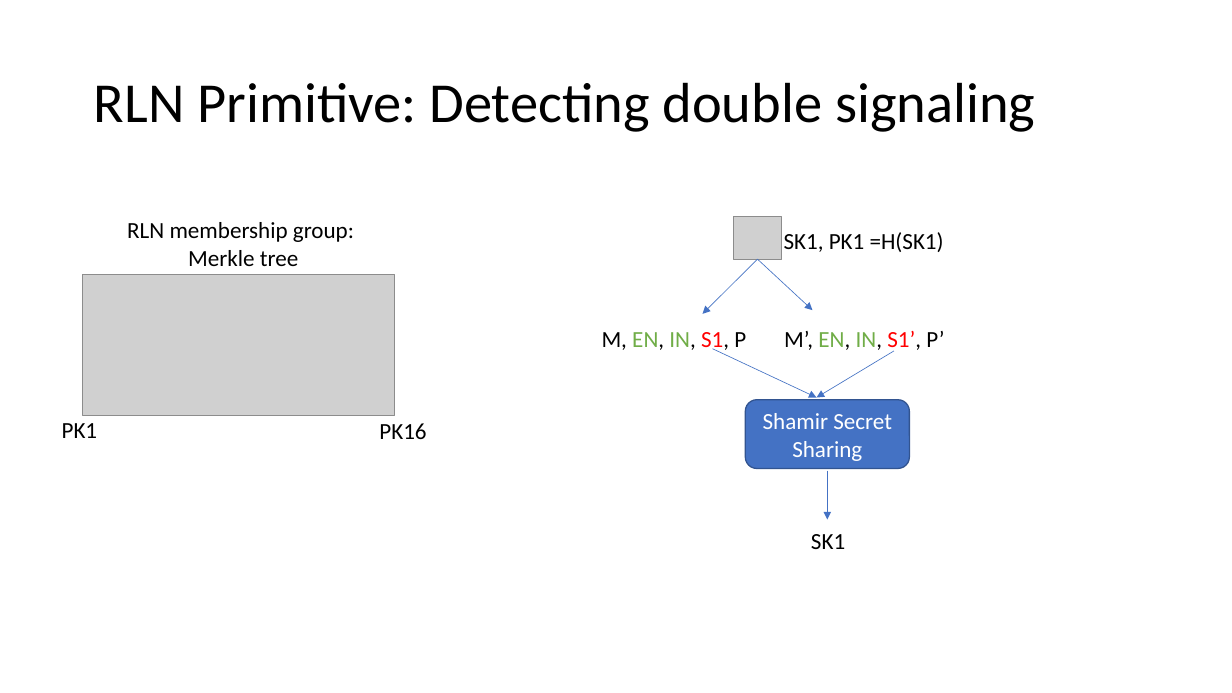
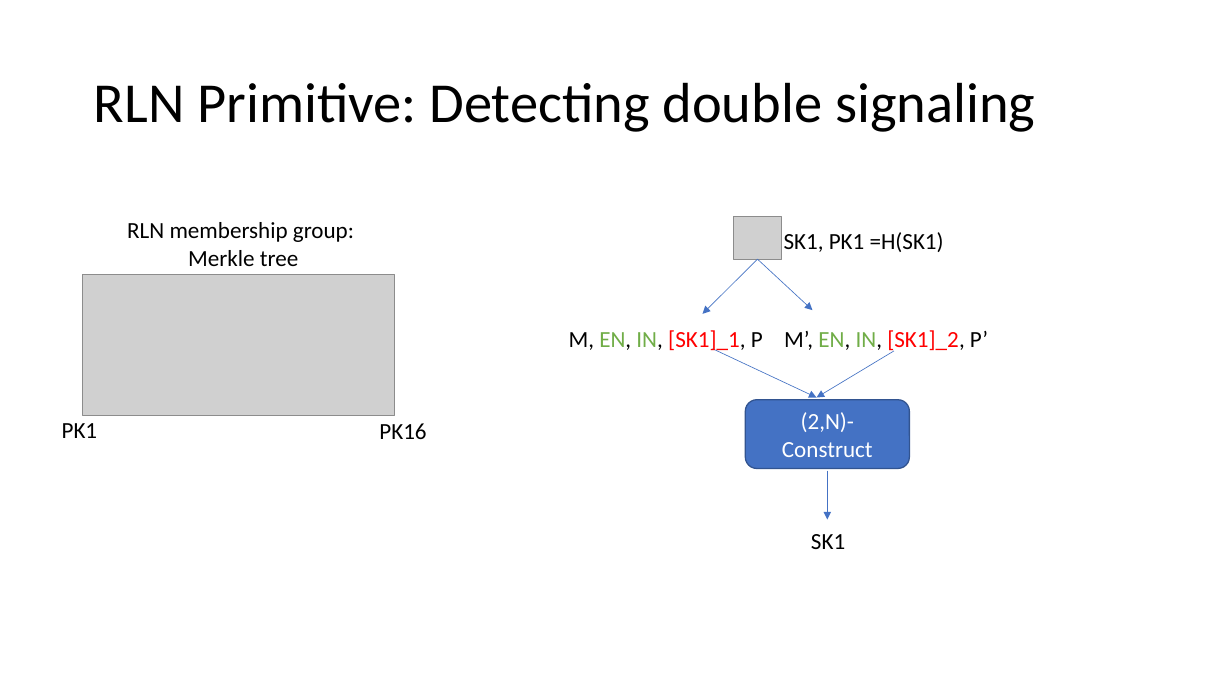
Before and after one commit to vacp2p/research, a slide deck: slide 24 of rln-research/presentations/11-2021-Tokenmics-Waku-rln-relay.pptx (slide 22 before the commit). Drawn at 1232x693 pixels with LibreOffice and Linux fonts; fonts in the diff are those of the drawing; grey boxes stand for pictures. Boxes give left, top, right and bottom in pixels: in the first picture for what was removed or moved away, otherwise in the second. Text is boxed around its words. In the diff, an @@ line names an element or a change of style, - is before the commit and + after.

```diff
--- a/rln-research/presentations/11-2021-Tokenmics-Waku-rln-relay.pptx
+++ b/rln-research/presentations/11-2021-Tokenmics-Waku-rln-relay.pptx
@@ text at box(569, 330, 763, 353): text changed; text colour #000000 to #FF0000 @@
-M, EN, IN, S1, P
+M, EN, IN, [SK1]_1, P
@@ text at box(784, 330, 988, 353): text changed @@
-M’, EN, IN, S1’, P’
+M’, EN, IN, [SK1]_2, P’
@@ text in rounded rectangle at box(782, 412, 873, 457): text changed @@
-Shamir Secret Sharing
+(2,N)-Construct
```
Also in this commit, not shown: 9 other slides changed, 3 slides added.
